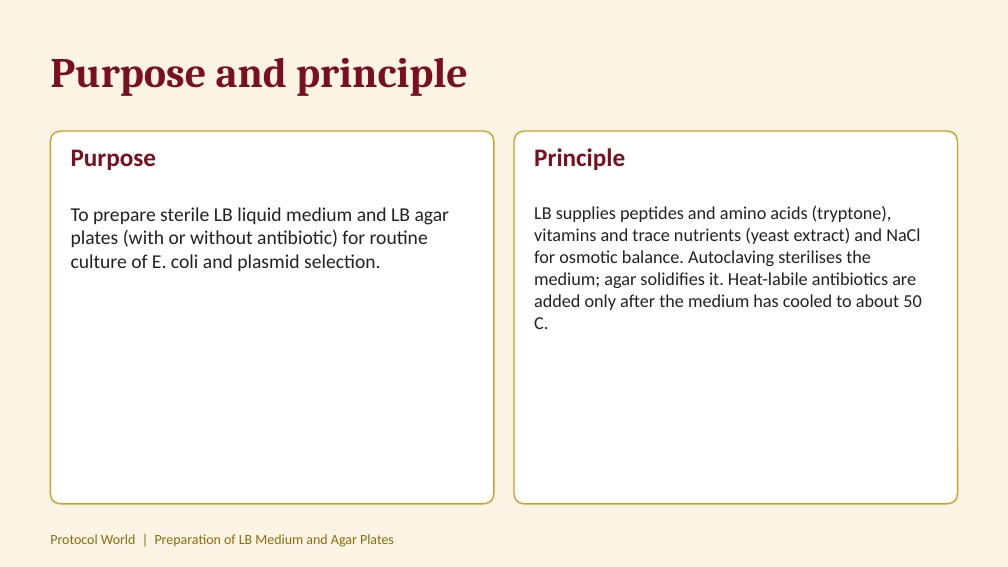
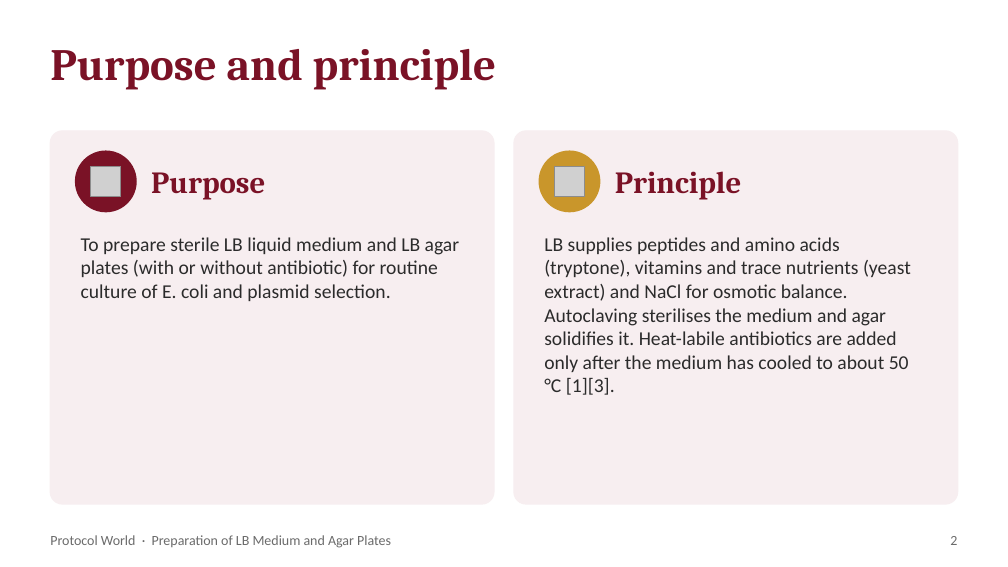
Before and after one commit to ProtocolWorld/ProtocolWorld, a slide deck: slide 2 of uploads/preparation-of-lb-medium-and-agar-plates.pptx. Drawn at 1008x567 pixels with LibreOffice and Linux fonts; fonts in the diff are those of the drawing; grey boxes stand for pictures. Boxes give left, top, right and bottom in pixels: in the first picture for what was removed or moved away, otherwise in the second. Text is boxed around its words. In the diff, an @@ line names an element or a change of style, - is before the commit and + after.

```diff
--- a/uploads/preparation-of-lb-medium-and-agar-plates.pptx
+++ b/uploads/preparation-of-lb-medium-and-agar-plates.pptx
@@ background #FBF4E4 to #FFFFFF @@
@@ text "Purpose and principle" at (50, 49, 496, 90): size 30 to 32 pt, text colour #7A0F1F to #7A1226 @@
@@ rounded rectangle at (50, 131, 494, 504): fill #FFFFFF to #F7EEF0; outline #C9A227 1 pt to #F7EEF0 1 pt; proportions changed @@
@@ text at (71, 149, 157, 170): paragraph removed @@
-Purpose
@@ rounded rectangle at (514, 131, 958, 504): fill #FFFFFF to #F7EEF0; outline #C9A227 1 pt to #F7EEF0 1 pt; proportions changed @@
@@ ellipse added at (76, 151, 136, 212), fill #7A1226, outline #7A1226 1 pt @@
@@ picture added at (91, 166, 121, 197) @@
@@ text added at (151, 172, 265, 200), 22 pt, text #7A1226, bold @@
+Purpose
@@ ellipse added at (539, 151, 600, 212), fill #C9962B, outline #C9962B 1 pt @@
@@ picture added at (554, 166, 585, 197) @@
@@ text added at (615, 171, 742, 200), 22 pt, text #7A1226, bold @@
+Principle
@@ text "To prepare sterile LB liquid ...": place and size @@
-text "To prepare sterile LB liquid ..." at (71, 149, 450, 271)
+text "To prepare sterile LB liquid ..." at (81, 237, 460, 301)
@@ text "To prepare sterile LB liquid ..." at (81, 237, 460, 301): text colour #222222 to #2B2B2B @@
@@ text at (544, 237, 911, 395): text changed; size 13 to 14 pt; text colour #222222 to #2B2B2B @@
-Principle
-LB supplies peptides and amino acids (tryptone), vitamins and trace nutrients (yeast extract) and NaCl for osmotic balance. Autoclaving sterilises the medium; agar solidifies it. Heat-labile antibiotics are added only after the medium has cooled to about 50 C.
+LB supplies peptides and amino acids (tryptone), vitamins and trace nutrients (yeast extract) and NaCl for osmotic balance. Autoclaving sterilises the medium and agar solidifies it. Heat-labile antibiotics are added only after the medium has cooled to about 50 °C [1][3].
@@ text at (50, 535, 391, 548): text changed; text colour #8A6D0B to #6B6B6B @@
-Protocol World | Preparation of LB Medium and Agar Plates
+Protocol World · Preparation of LB Medium and Agar Plates
@@ text added at (950, 536, 957, 545), 10 pt, text #6B6B6B @@
+2
```
Also in this commit, not shown: 5 other slides changed, 5 slides added, 2 slides removed, 9 other files.
